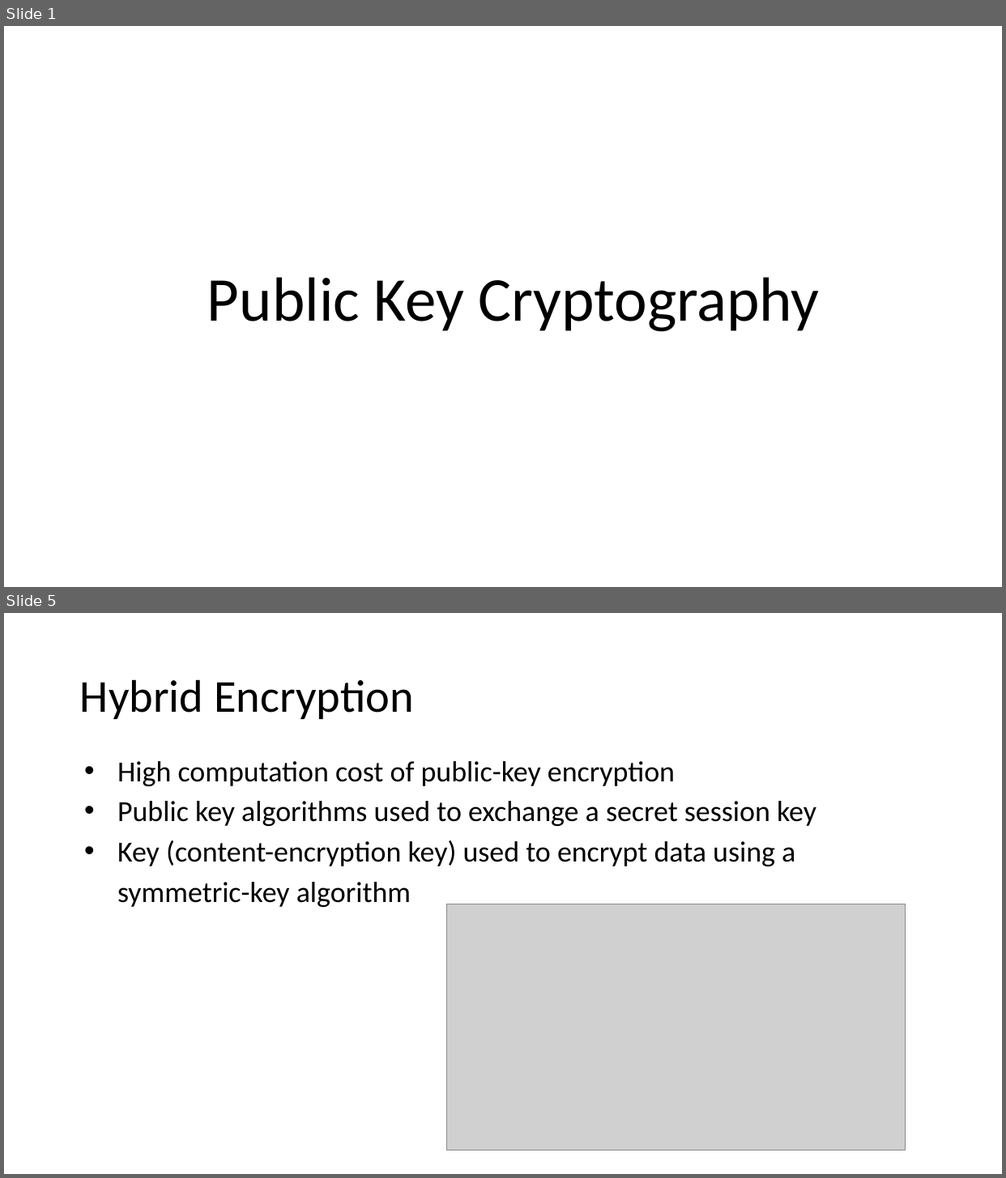
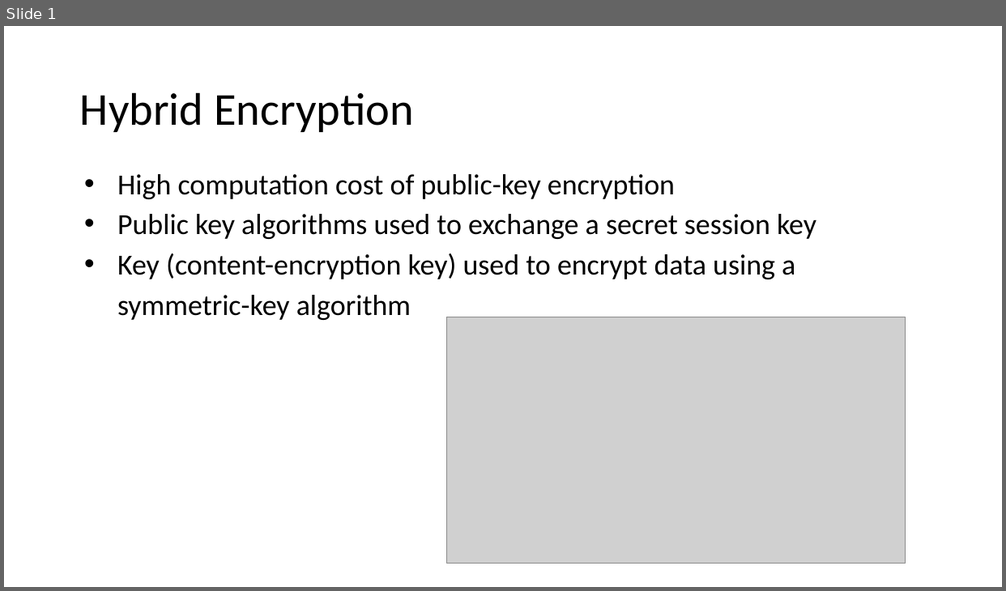
Before and after one commit to ayatkhosh/first, a slide deck: C03_Public_Key_Encryption.pptx. Shown one above the other, each under a label of ours: slides 1 and 5 before the commit, slide 1 after it; the slides between them are not shown. The pictures are 1006x1178 and 1006x591 pixels, drawn with LibreOffice and Linux fonts; fonts in the diff are those of the drawing; grey boxes stand for pictures. Boxes give left, top, right and bottom in pixels: in the first picture for what was removed or moved away, otherwise in the second. Text is boxed around its words. In the diff, an @@ line names an element or a change of style, - is before the commit and + after.

```diff
--- a/C03_Public_Key_Encryption.pptx
+++ b/C03_Public_Key_Encryption.pptx
@@ slide 1 removed at box(4, 26, 1002, 587), background #FFFFFF @@
@@ title removed at box(207, 277, 819, 332) @@
-Public Key Cryptography
@@ what was slide 5 is now slide 1 @@
```
Also in this commit, not shown: 1 slide changed, 5 slides added, 7 other slides removed, 1 other file.
